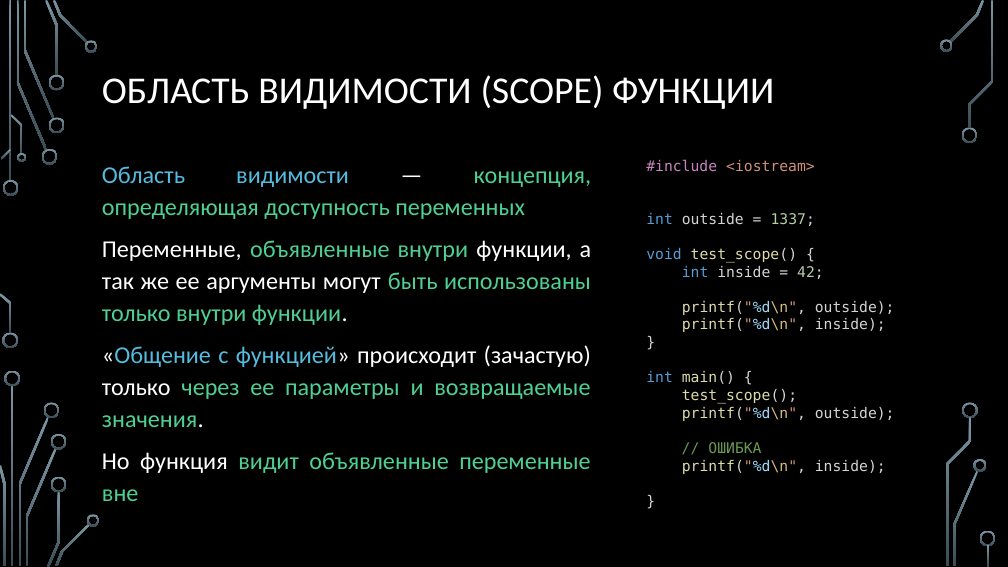
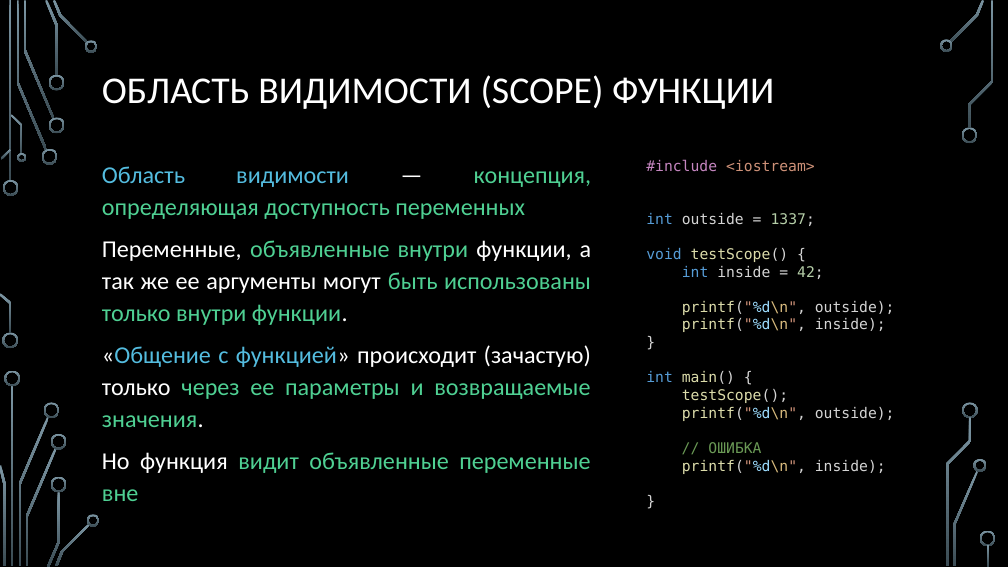
Before and after one commit to Denis-Source/algorithmic-computation, a slide deck: slide 8 of 10. Функции/10. Функции.pptx. Drawn at 1008x567 pixels with LibreOffice and Linux fonts; fonts in the diff are those of the drawing; background and template pictures are left out. Boxes give left, top, right and bottom in pixels: in the first picture for what was removed or moved away, otherwise in the second. Text is boxed around its words. In the diff, an @@ line names an element or a change of style, - is before the commit and + after.

```diff
--- a/10. Функции/10. Функции.pptx
+++ b/10. Функции/10. Функции.pptx
@@ text at [646,248,789,262]: text changed @@
-void test_scope() {
+void testScope() {
@@ text at [682,389,788,403]: text changed @@
-test_scope();
+testScope();
```
Also in this commit, not shown: 4 other slides changed, 6 other files.
